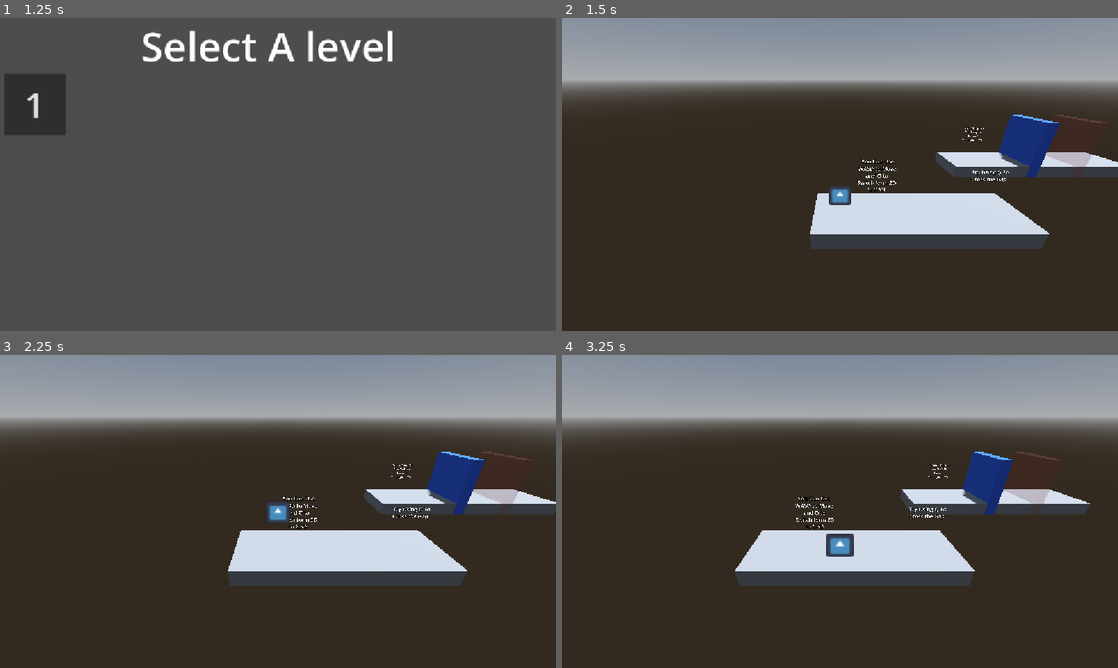
Above: before the commit, frames 1-4 (two rows, left to right).
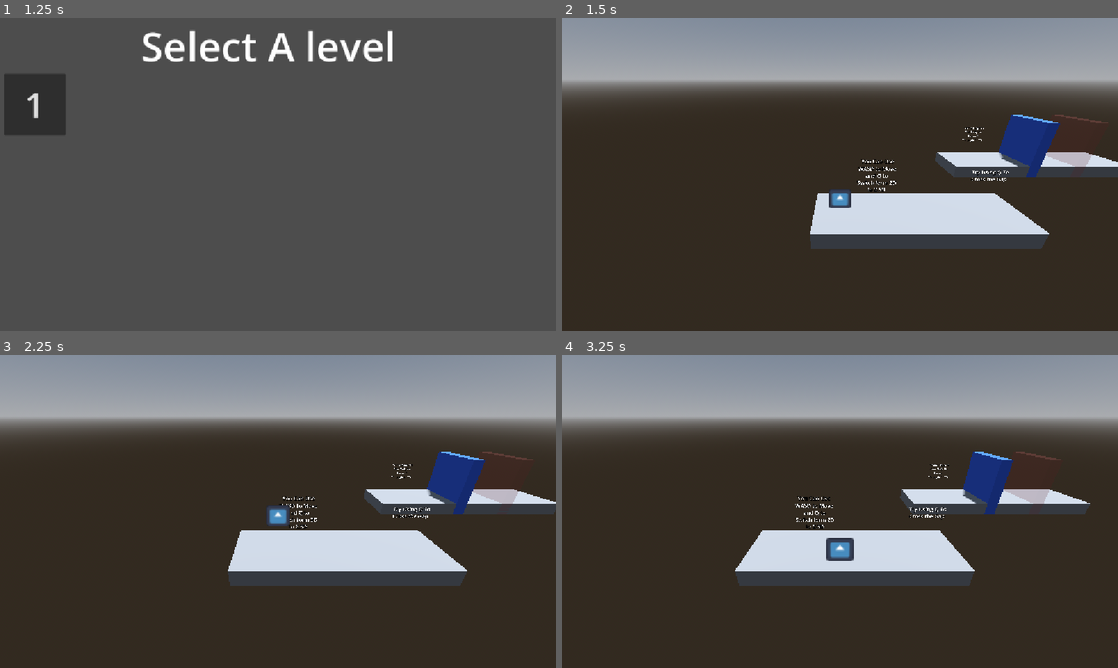
Above: after the commit, the same moments.

Repository: bmwgodwastaken/MDEV26
Game: Godot game, scene res://Scenes/main_menu.tscn
Two runs of this game, one before a commit and one after it. Both use one fixed random seed, a clock stepped at 60 frames per second and the inputs below. The engine's default icon, where the game draws it, is replaced by a stand-in: a white triangle on a blue panel in a dark square.
Inputs:
- Up to frame 1 (1.25 s): click "Play" at 0.5 s
- Up to frame 2 (1.5 s): click "1" at 1.25 s
- Up to frame 3 (2.25 s): tap Enter (ui_accept) at 2 s; hold D (right) from 2.03 s (still down); tap G (Pick_up) at 2.1 s
- Up to frame 4 (3.25 s): tap Enter (ui_accept) at 2.27, 3.02 s; release D (right) at 2.78 s; hold S (down) from 2.78 s (still down); tap E (interact) at 2.85 s

Frame 1 is identical in both runs. In frame 2, 0.2% of the frame differs, in the area x 48-52%, y 53-61%; in frame 3, 0.2%; in frame 4, 0.3%, in the area x 47-53%, y 57-66%.

Commit message:
fixed Plank Spawning

Diff:
--- a/mdev-26/Scenes/2_5d_character.tscn
+++ b/mdev-26/Scenes/2_5d_character.tscn
@@ -14,15 +14,17 @@
 grab_point = NodePath("GrabPoint")
 
 [node name="Sprite3D" type="Sprite3D" parent="." unique_id=337002499]
+transform = Transform3D(1, 0, 0, 0, 1, 0, 0, 0, 1, 0, -0.21899647, 0)
 texture = ExtResource("2_dyk6q")
 
 [node name="CollisionShape3D" type="CollisionShape3D" parent="." unique_id=2131952699]
 shape = SubResource("CapsuleShape3D_6w285")
 
 [node name="GrabPoint" type="Marker3D" parent="." unique_id=555686202]
-transform = Transform3D(1, 0, 0, 0, 1, 0, 0, 0, 1, 1.3559937, 0, 0)
+transform = Transform3D(1, 0, 0, 0, 1, 0, 0, 0, 1, 1.3559937, -0.1514864, 0)
 
 [node name="GrabArea" type="Area3D" parent="." unique_id=369032097]
+collision_mask = 7
 
 [node name="CollisionShape3D" type="CollisionShape3D" parent="GrabArea" unique_id=1442469974]
 shape = SubResource("BoxShape3D_yiqvr")
--- a/mdev-26/Scenes/plank.tscn
+++ b/mdev-26/Scenes/plank.tscn
@@ -1,4 +1,6 @@
 [gd_scene format=3 uid="uid://ivel3ia234p"]
+
+[ext_resource type="Script" uid="uid://bd4c5vkc17hky" path="res://Scripts/plank.gd" id="1_t6gv0"]
 
 [sub_resource type="BoxMesh" id="BoxMesh_o38xi"]
 size = Vector3(8.756706, 0.092285156, 0.8977127)
@@ -10,6 +12,7 @@
 points = PackedVector3Array(-4.378353, -0.046142578, -0.44885635, -4.378353, 0.046142578, -0.44885635, 4.378353, -0.046 …(200 unchanged characters)…
 
 [node name="Plank" type="RigidBody3D" unique_id=1680490436 groups=["Grabble"]]
+script = ExtResource("1_t6gv0")
 
 [node name="MeshInstance3D" type="MeshInstance3D" parent="." unique_id=1607348291]
 transform = Transform3D(1, 0, 0, 0, 1, 0, 0, 0, 1, -4.368367, 0, 0)
--- a/mdev-26/Scenes/tutorial.tscn
+++ b/mdev-26/Scenes/tutorial.tscn
@@ -9,6 +9,7 @@
 [ext_resource type="Script" uid="uid://b7qdwlgjxtvee" path="res://Scripts/locked_door.gd" id="7_h2ono"]
 [ext_resource type="Script" uid="uid://blkh6squha5pg" path="res://Scripts/key_pickup.gd" id="8_on4kn"]
 [ext_resource type="PackedScene" uid="uid://tx8pnjntsspr" path="res://Scenes/goal.tscn" id="9_on4kn"]
+[ext_resource type="Script" uid="uid://csvfpifbnot6k" path="res://Scripts/Plank_Spwaner.gd" id="10_8va2t"]
 [ext_resource type="PackedScene" uid="uid://ivel3ia234p" path="res://Scenes/plank.tscn" id="10_70gml"]
 
 [sub_resource type="ProceduralSkyMaterial" id="ProceduralSkyMaterial_p8jf4"]
@@ -26,6 +27,7 @@
 
 [node name="BlueDoor" type="CSGBox3D" parent="." unique_id=620369295]
 transform = Transform3D(1, 0, 0, 0, 1, 0, 0, 0, 1, 41.082325, 1.956677, -0.0030243397)
+use_collision = true
 size = Vector3(1, 4, 4)
 script = ExtResource("1_p1f1o")
 
@@ -139,6 +141,7 @@
 
 [node name="RedDoor" type="CSGBox3D" parent="." unique_id=1781356104]
 transform = Transform3D(1, 0, 0, 0, 1, 0, 0, 0, 1, 31.406229, 1.9085383, 0.019061565)
+use_collision = true
 size = Vector3(1, 4, 4)
 script = ExtResource("1_p1f1o")
 
@@ -161,5 +164,11 @@
 [node name="Goal" parent="." unique_id=952319664 instance=ExtResource("9_on4kn")]
 transform = Transform3D(1, 0, 0, 0, 1, 0, 0, 0, 1, 67.951324, 1, 0.10454512)
 
-[node name="Plank" parent="." unique_id=1680490436 instance=ExtResource("10_70gml")]
-transform = Transform3D(-0.99999225, 0, 0.003924799, 0, 1, 0, -0.003924799, 0, -0.99999225, 48.91061, 0.07887757, -0.7537725)
+[node name="PlankSpwaner" type="Node" parent="." unique_id=427592681 node_paths=PackedStringArray("Marker3d")]
+script = ExtResource("10_8va2t")
+Marker3d = NodePath("Marker3D")
+Plank = ExtResource("10_70gml")
+metadata/_custom_type_script = "uid://csvfpifbnot6k"
+
+[node name="Marker3D" type="Marker3D" parent="PlankSpwaner" unique_id=632281523]
+transform = Transform3D(1, 0, 0, 0, 1, 0, 0, 0, 1, 47.561172, 0.3627844, -0.92718077)
--- a/mdev-26/Scripts/2_5d_character.gd
+++ b/mdev-26/Scripts/2_5d_character.gd
@@ -33,6 +33,7 @@
 
 
 
+
 	# Get the input direction and handle the movement/deceleration.
 	# As good practice, you should replace UI actions with custom gameplay actions.
 	var input_dir := Input.get_vector("left", "right", "up", "down")
--- a/mdev-26/Scripts/Plank_Spwaner.gd
+++ b/mdev-26/Scripts/Plank_Spwaner.gd
@@ -12,5 +12,6 @@
 		var ins:RigidBody3D = Plank.instantiate()
 		get_tree().current_scene.add_child(ins)
 		ins.global_position = Marker3d.global_position
+		ins.global_rotation_degrees.y = 180
 		last_spwan_planks.append(ins)
 		print("Spwaned!" + str(last_spwan_planks))
--- /dev/null
+++ b/mdev-26/Scripts/plank.gd
@@ -0,0 +1,14 @@
+extends RigidBody3D
+
+var Plank_Spwaner:PlankSpwaner
+
+func  _ready() -> void:
+	Plank_Spwaner = get_tree().current_scene.get_node_or_null("PlankSpwaner")
+
+func _process(delta: float) -> void:
+	if global_position.y <= -20:
+		if Plank_Spwaner:
+			Plank_Spwaner.last_spwan_planks.erase(self)
+			queue_free()
+		#global_position = spwan_position
+		#global_rotation = spwan_rotation
--- a/mdev-26/project.godot
+++ b/mdev-26/project.godot
@@ -11,6 +11,7 @@
 [application]
 
 config/name="MDEV26"
+config/tags=PackedStringArray("current_project")
 run/main_scene="uid://qnc0yqsiqpv6"
 config/features=PackedStringArray("4.8", "GL Compatibility")
 config/icon="res://Assets/2D/icon.svg"
Not shown, added: mdev-26/Scripts/plank.gd.uid
